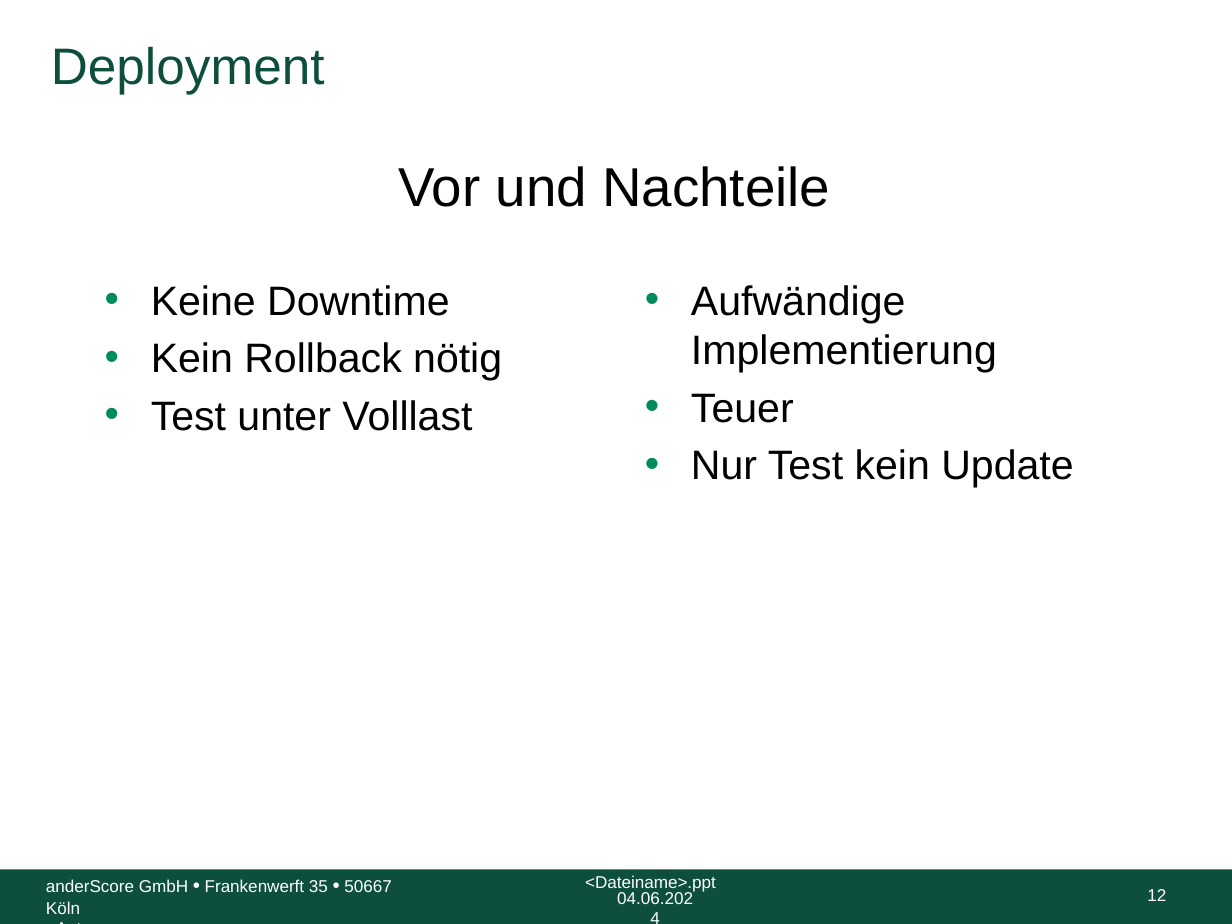
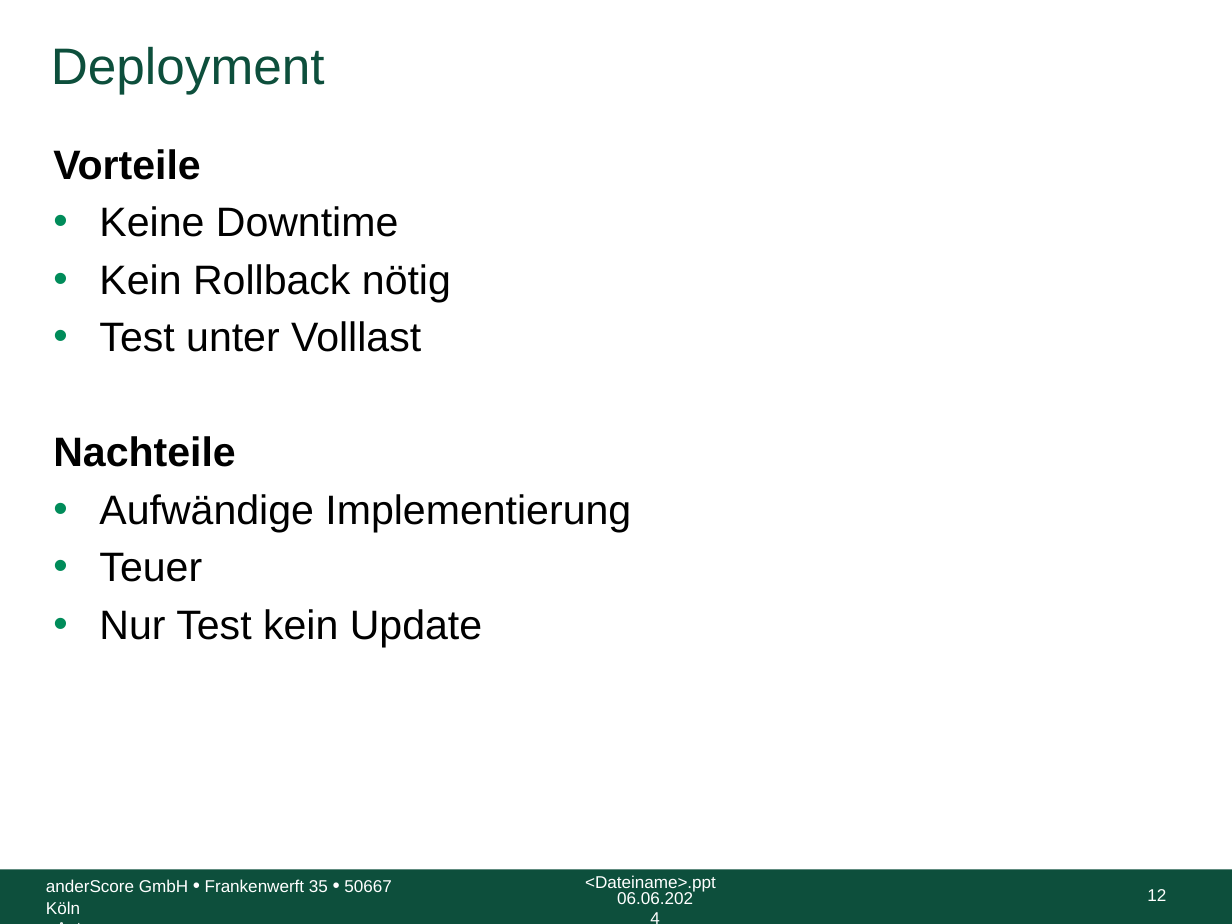
Before and after one commit to anderscore-gmbh/gitlab, a slide deck: slide 12 of slides/Tag-3_4-Deployment-Strategien.pptx. Drawn at 1232x924 pixels with LibreOffice and Linux fonts; fonts in the diff are those of the drawing; background and template pictures are left out. Boxes give left, top, right and bottom in pixels: in the first picture for what was removed or moved away, otherwise in the second. Text is boxed around its words. In the diff, an @@ line names an element or a change of style, - is before the commit and + after.

```diff
--- a/slides/Tag-3_4-Deployment-Strategien.pptx
+++ b/slides/Tag-3_4-Deployment-Strategien.pptx
@@ text "Vorteile": place and size @@
-text "Vorteile" at [151, 285, 502, 431]
+text "Vorteile" at [53, 149, 631, 647]
@@ text at [53, 149, 201, 180]: paragraph added @@
+Vorteile
@@ text removed at [398, 166, 830, 207] @@
-Vor und Nachteile
@@ text removed at [691, 285, 1073, 487] @@
-• Aufwändige Implementierung
-• Teuer
-• Nur Test kein Update
@@ text at [53, 436, 631, 647]: paragraphs added @@
+Nachteile
+• Aufwändige Implementierung
+• Teuer
+• Nur Test kein Update
@@ text at [617, 892, 693, 904]: text changed @@
-04.06.2024
+06.06.2024
```
Also in this commit, not shown: 10 other slides changed, 3 other files.
